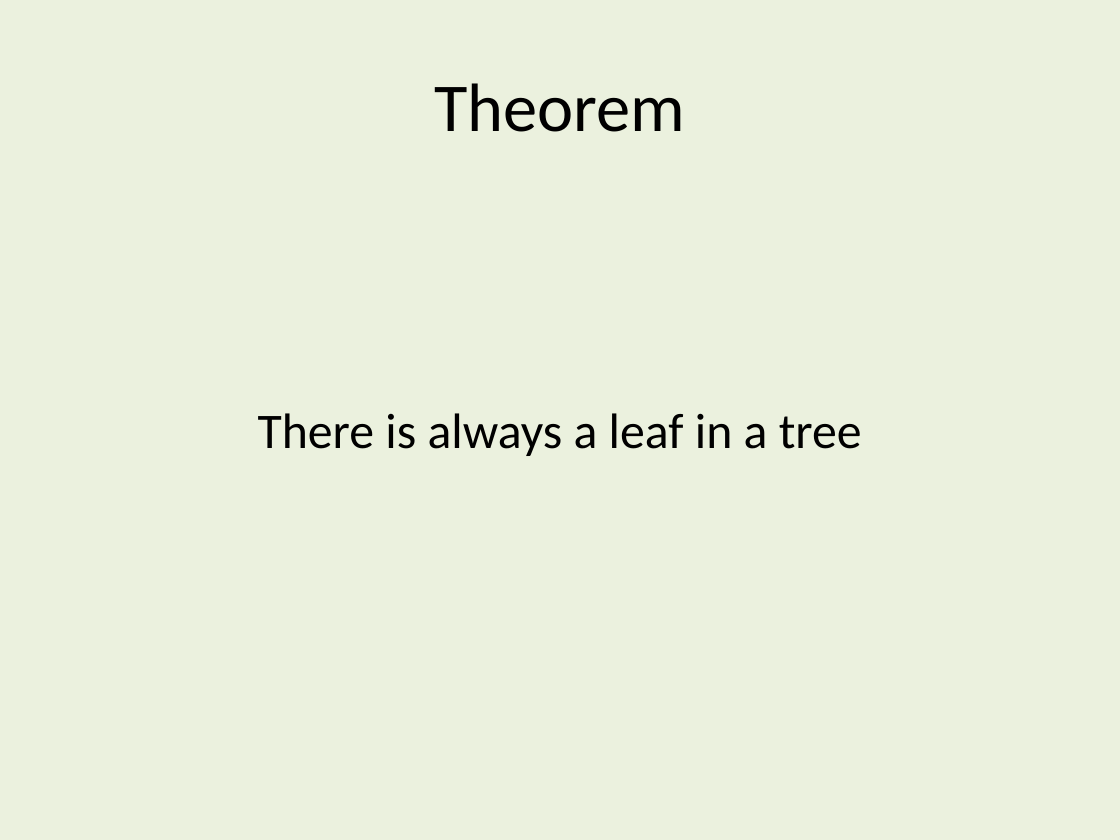
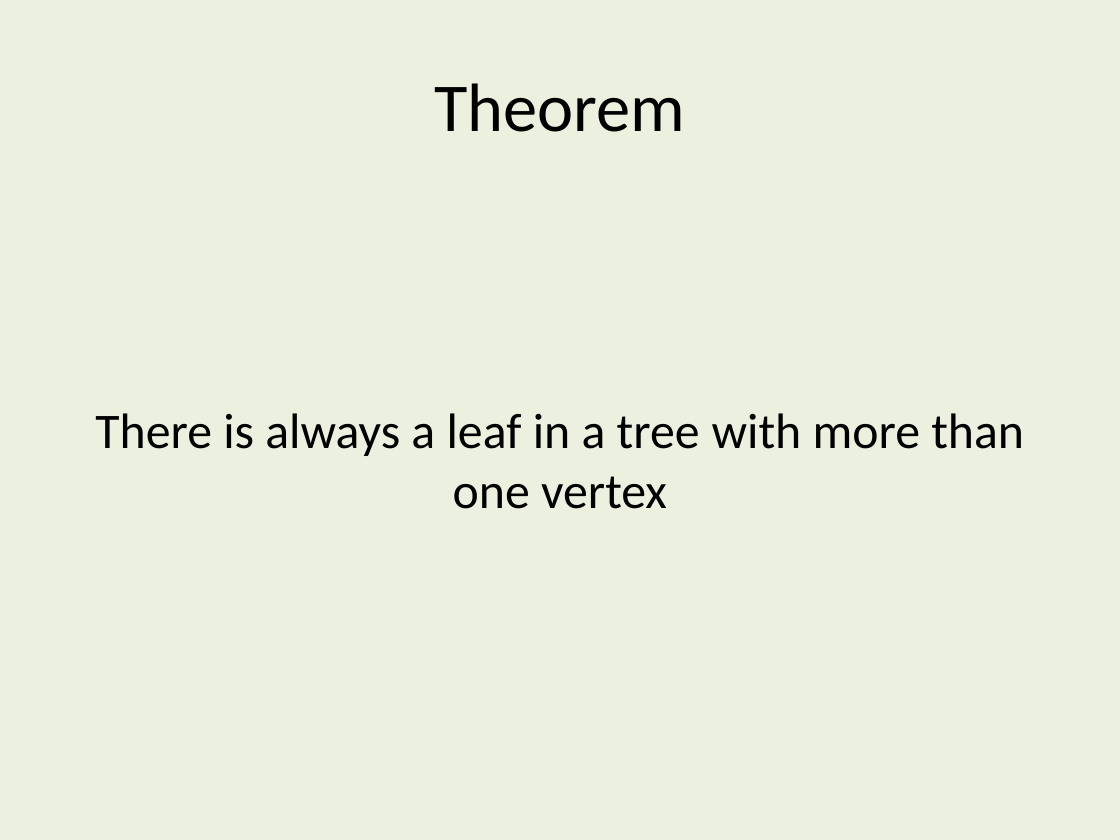
Before and after one commit to SteinbergOB/GraphAlgorithms_en, a slide deck: slide 69 of Presentation/Lection 0.pptx (slide 67 before the commit). Drawn at 1120x840 pixels with LibreOffice and Linux fonts; fonts in the diff are those of the drawing. Boxes give left, top, right and bottom in pixels: in the first picture for what was removed or moved away, otherwise in the second. Text is boxed around its words. In the diff, an @@ line names an element or a change of style, - is before the commit and + after.

```diff
--- a/Presentation/Lection 0.pptx
+++ b/Presentation/Lection 0.pptx
@@ text at <box>95,413,1024,509</box>: text changed @@
-There is always a leaf in a tree
+There is always a leaf in a tree with more than one vertex
```
Also in this commit, not shown: 2 other slides changed, 4 slides added, 1 other file.
